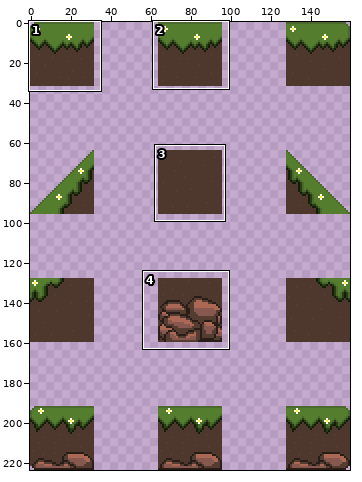
Edited in one commit: pixel-art file (Assets/Ground_Tileset.aseprite). The first picture is a wide view before the edit; the outline marks the close-up.
Close-up. Before:
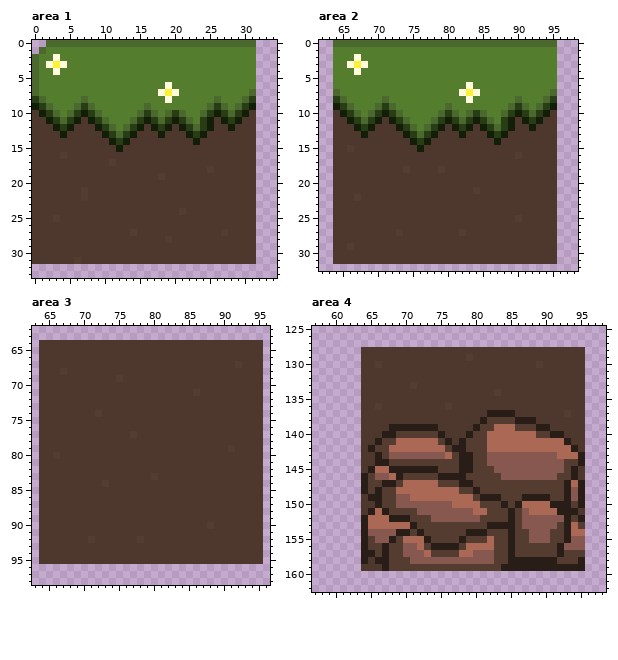
160x224 pixels, 1 frame. Shown: area 1: x 0..34, y 0..33; area 2: x 62..98, y 0..32; area 3: x 63..96, y 62..98; area 4: x 57..98, y 125..162. The commit also changed other parts of the picture, which this record leaves out.
And afterwards:
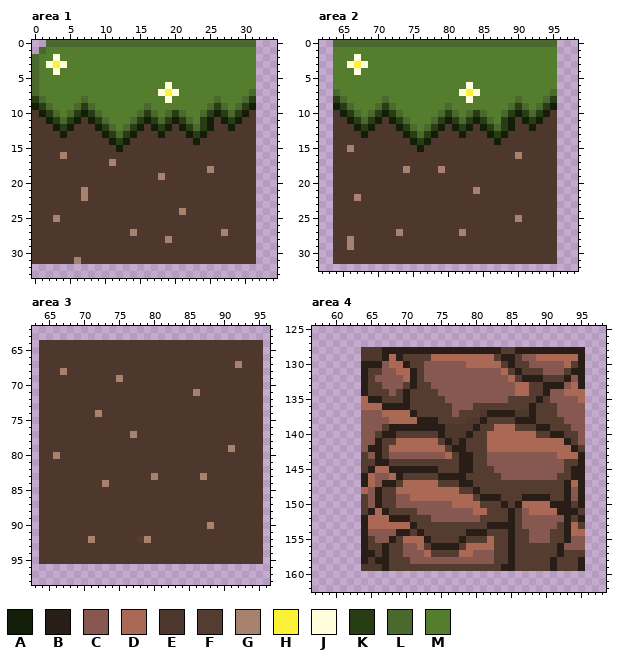
Palette (. is transparent): A #121e07  B #291d18  C #865850  D #ab6854  E #4e382e  F #543c30  G #a7826f  H #fbf236  J #fffddb  K #283d14  L #4b692f  M #547d2e
Change:
Area 1:
y 16: x 4 F -> G
y 17: x 11 F -> G
y 18: x 25 F -> G
y 19: x 18 F -> G
y 21..22: x 7 F -> G
y 24: x 21 F -> G
y 25: x 3 F -> G
y 27: x 14 F -> G; x 27 F -> G
y 28: x 19 F -> G
y 31: x 6 F -> G
Area 2:
y 15: x 66 F -> G
y 16: x 90 F -> G
y 18: x 74 F -> G; x 79 F -> G
y 21: x 84 F -> G
y 22: x 67 F -> G
y 25: x 90 F -> G
y 27: x 73 F -> G; x 82 F -> G
y 28: x 66 E -> G
y 29: x 66 F -> G
Area 3:
y 67: x 92 F -> G
y 68: x 67 F -> G
y 69: x 75 F -> G
y 71: x 86 F -> G
y 74: x 72 F -> G
y 77: x 77 F -> G
y 79: x 91 F -> G
y 80: x 66 F -> G
y 83: x 80 F -> G; x 87 E -> G
y 84: x 73 F -> G
y 90: x 88 F -> G
y 92: x 71 F -> G; x 79 E -> G
Area 4:
y 128: x 67..95 EEEEEEEEEEEEEEEEEEEEEEEEEEEEE -> BBBBBBBBBBBBBBBBBFFBBBBBBBBBB
y 129: x 67..95 EEEEEEEEEEEEFEEEEEEEEEEEEEEEE -> BDBFFFFDDDDDDDDDFBBFCCDDDDDDB
y 130: x 64..95 EEFEEEEEEEEEEEEEEEEEEEEEEFEEEEEE -> BBBCDDBFFCCCCCCDDDDDFBFFCCCCCDFB
y 131: x 64..95 EEEEEEEEEEEEEEEEEEEEEEEEEEEEEEEE -> BFFCCDDBFCCCCCCCCCCCDFBFFFCCCFBB
y 132: x 64..95 EEEEEEEEEEEEEEEEEEEEEEEEEEEEEEEE -> BFCCCCDBFCCCCCCCCCCCCDFBBBFFFBCB
y 133: x 64..95 EEEEEEEFEEEEEEEEEEEEEEEEEEEEEEEE -> BFFCCCFBFFCCCCCCCCCCCCDDFFBBBCDB
y 134: x 64..95 EEEEEEEEEEEEEEEEEEEFEEEEEEEEEEEE -> BFFFCFBFFFFCCCCCCCCCCCDDFFBCCDDD
y 135: x 64..95 EEEEEEEEEEEEEEEEEEEEEEEEEEEEEEEE -> DBBFFFBFFFFFCCCCCCCCCFFFFBFCCCCD
y 136: x 64..75 EEFEEEEEEEEE -> DDDBBBBFFFFF; x 77..95 EEEEEEEEEEEEEEEEEEE -> CCCFFFFFFFFBFFFCCCC
y 137: x 64..80 EEEEEEEEEEEEEEEEE -> CCCDDDDBFFFFFCFFF; x 88..95 EEEEEFEE -> BFFFCCCC
y 138: x 64..78 EEEEEEEEEEEEEEE -> CCCCDDDDBBBFFFF; x 89..95 EEEEEEE -> FFFFCCC
y 139: x 64..67 EEEE -> CCCF; x 75 E -> B; x 91..95 EEEEE -> FFFCC
y 140: x 64..66 EEE -> CCF; x 93..95 EEE -> FFC
y 141: x 64..65 EE -> CC; x 94..95 EE -> FC
y 142: x 64 E -> C; x 66 F -> B; x 95 E -> F
y 143: x 64..65 EE -> FC
y 144: x 64..65 EE -> FF
y 145: x 64 E -> F; x 95 E -> B
y 146: x 65 F -> D; x 95 E -> B
y 147: x 65..66 FF -> DC
y 148: x 64..65 BF -> DC
y 149: x 64..65 EB -> FC
y 150: x 64..65 EE -> FC
y 151: x 64 E -> F; x 95 E -> F
y 158: x 86..90 BBBBB -> FFFFF
y 159: x 86..90 BBBBB -> FFFFF; x 92..94 BBB -> FFF
